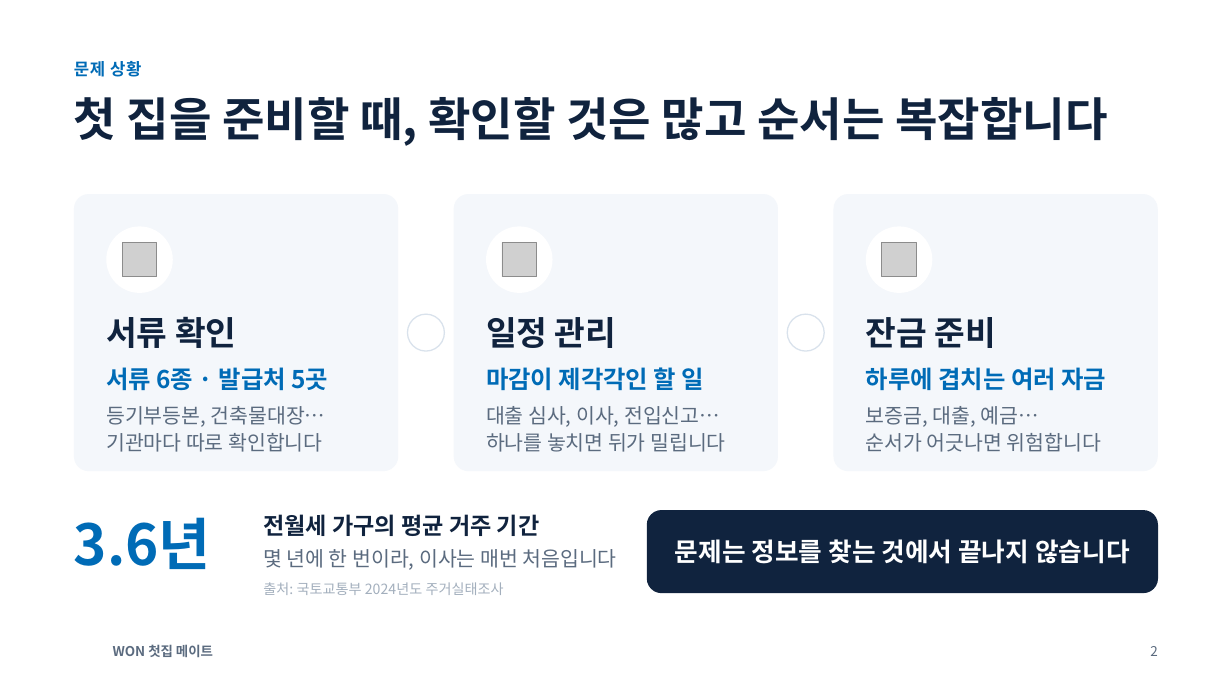
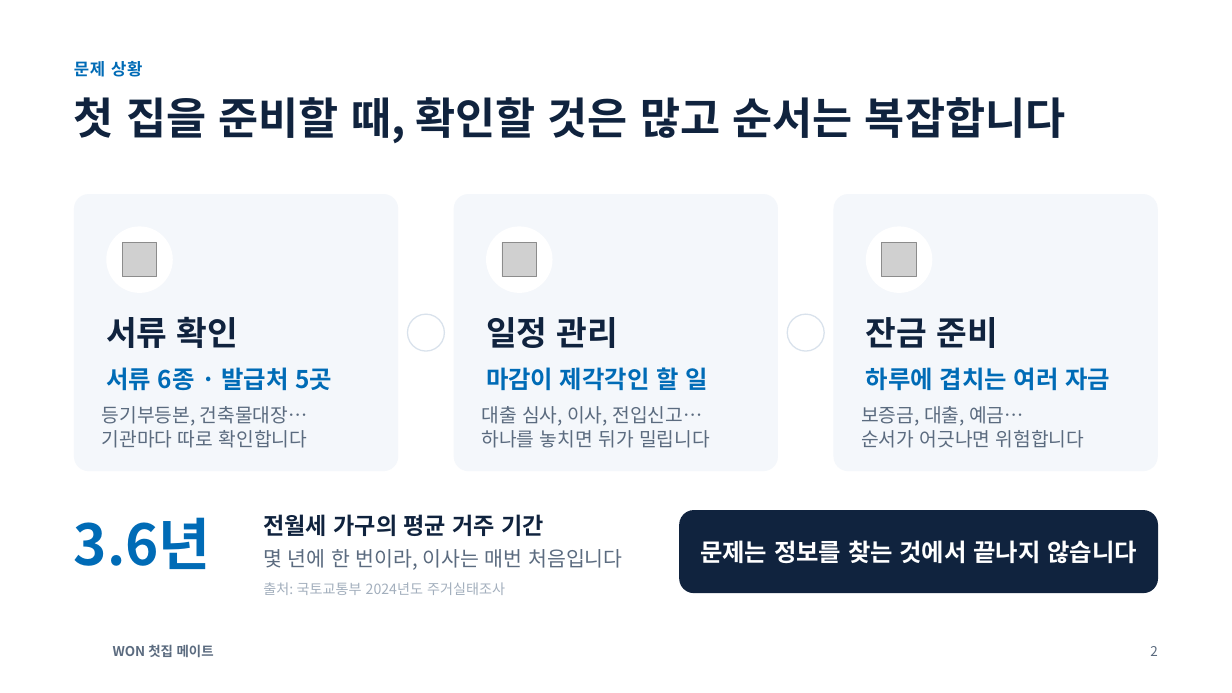
Before and after one commit to dldudwnsdlek/woori_first, a slide deck: slide 2 of deck/WON첫집메이트_본선발표.pptx. Drawn at 1232x693 pixels with LibreOffice and Linux fonts; fonts in the diff are those of the drawing; grey boxes stand for pictures; background and template pictures are left out. Boxes give left, top, right and bottom in pixels: in the first picture for what was removed or moved away, otherwise in the second. Text is boxed around its words. In the diff, an @@ line names an element or a change of style, - is before the commit and + after.

```diff
--- a/deck/WON첫집메이트_본선발표.pptx
+++ b/deck/WON첫집메이트_본선발표.pptx
@@ title "첫 집을 준비할 때, 확인할 ..." at [74,97,1066,143]: size 36 to 34 pt; line spacing 1 to 41pt @@
@@ line spacing 1 to 31.2pt in 3 elements at [106,316,238,348], [486,317,618,348], [866,317,998,348] @@
@@ line spacing 1 to 22.8pt in 3 elements at [106,367,332,391], [486,367,707,391], [866,367,1110,391] @@
@@ size 16 to 15 pt; line spacing 1.08 to 19.4pt in 3 elements at [102,406,308,448], [481,406,710,448], [861,406,1084,448] @@
@@ text "전월세 가구의 평균 거주 기간" at [263,514,545,536]: line spacing 1 to 21.6pt @@
@@ rounded rectangle "문제는 정보를 찾는 것에서 끝나지 ...": place and size @@
-rounded rectangle "문제는 정보를 찾는 것에서 끝나지 ..." at [647,510,1158,593]
+rounded rectangle "문제는 정보를 찾는 것에서 끝나지 ..." at [679,510,1158,593]
@@ rounded rectangle "문제는 정보를 찾는 것에서 끝나지 ..." at [679,510,1158,593]: size 20 to 19 pt @@
@@ text "몇 년에 한 번이라, 이사는 ..." at [263,549,622,570]: line spacing 1 to 19.2pt @@
@@ text "출처: 국토교통부 2024년도 주거실태조사" at [263,582,505,595]: line spacing 1 to 13.2pt @@
```
Also in this commit, not shown: 9 other slides changed, 17 other files.
